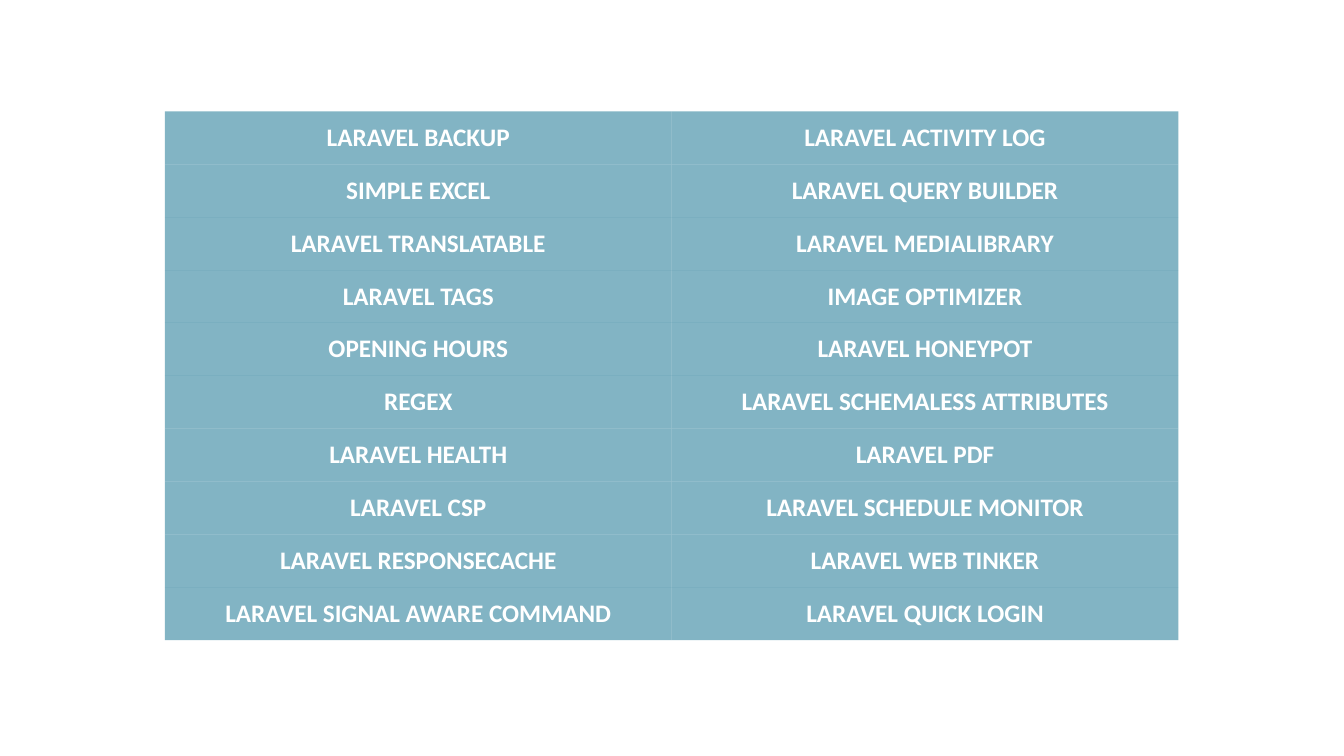
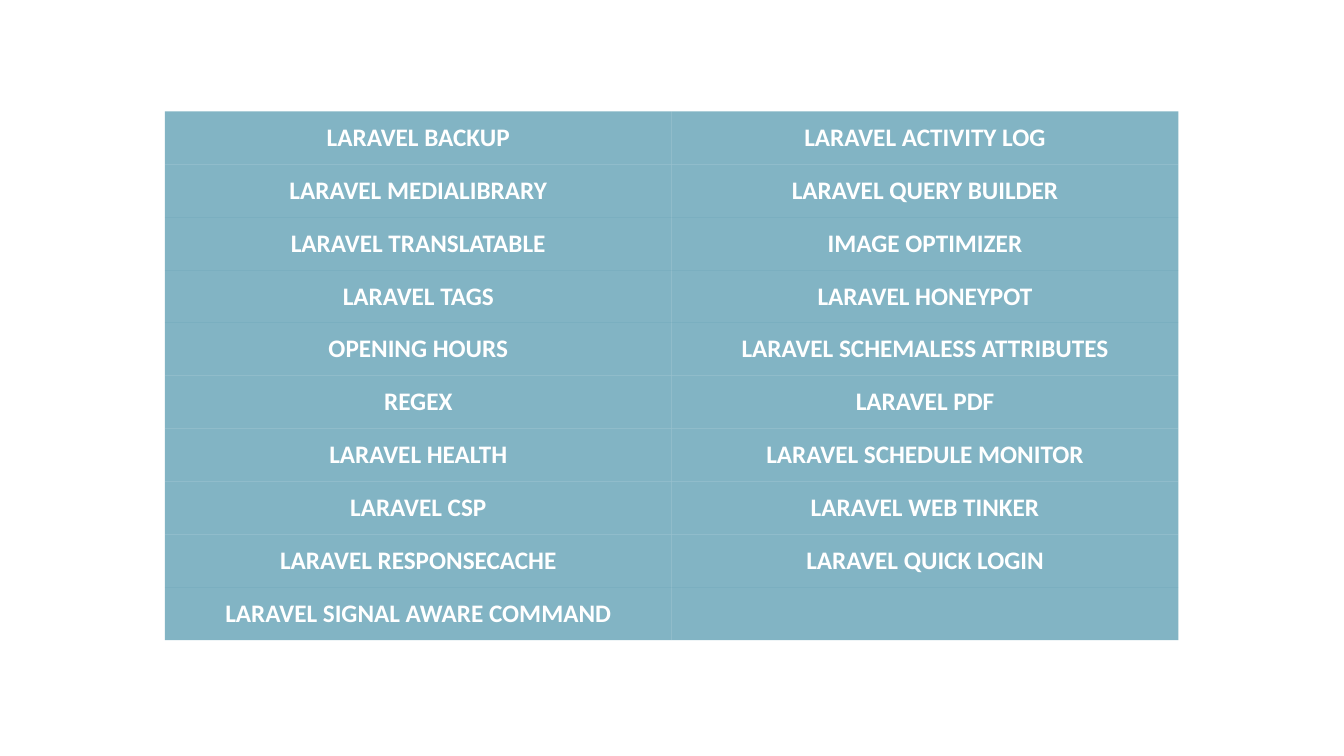
Before and after one commit to jimmyahalpara/Laravel-Lifesavers-Spatie-Session, a slide deck: slide 2 of Presentation.pptx. Drawn at 1344x756 pixels with LibreOffice and Linux fonts; fonts in the diff are those of the drawing; background and template pictures are left out. Boxes give left, top, right and bottom in pixels: in the first picture for what was removed or moved away, otherwise in the second. Text is boxed around its words. In the diff, an @@ line names an element or a change of style, - is before the commit and + after.

Commit message:
Updating presentation

```diff
--- a/Presentation.pptx
+++ b/Presentation.pptx
@@ table at (165,112,1180,640) @@
-row 2, column 1: SIMPLE EXCEL
+row 2, column 1: LARAVEL MEDIALIBRARY
-row 3, column 2: LARAVEL MEDIALIBRARY
+row 3, column 2: IMAGE OPTIMIZER
-row 4, column 2: IMAGE OPTIMIZER
+row 4, column 2: LARAVEL HONEYPOT
-row 5, column 2: LARAVEL HONEYPOT
+row 5, column 2: LARAVEL SCHEMALESS ATTRIBUTES
-row 6, column 2: LARAVEL SCHEMALESS ATTRIBUTES
+row 6, column 2: LARAVEL PDF
-row 7, column 2: LARAVEL PDF
+row 7, column 2: LARAVEL SCHEDULE MONITOR
-row 8, column 2: LARAVEL SCHEDULE MONITOR
+row 8, column 2: LARAVEL WEB TINKER
-row 9, column 2: LARAVEL WEB TINKER
+row 9, column 2: LARAVEL QUICK LOGIN
-row 10, column 2: LARAVEL QUICK LOGIN
+row 10, column 2: 
```
Also in this commit, not shown: 1 slide removed, 1 other file.
